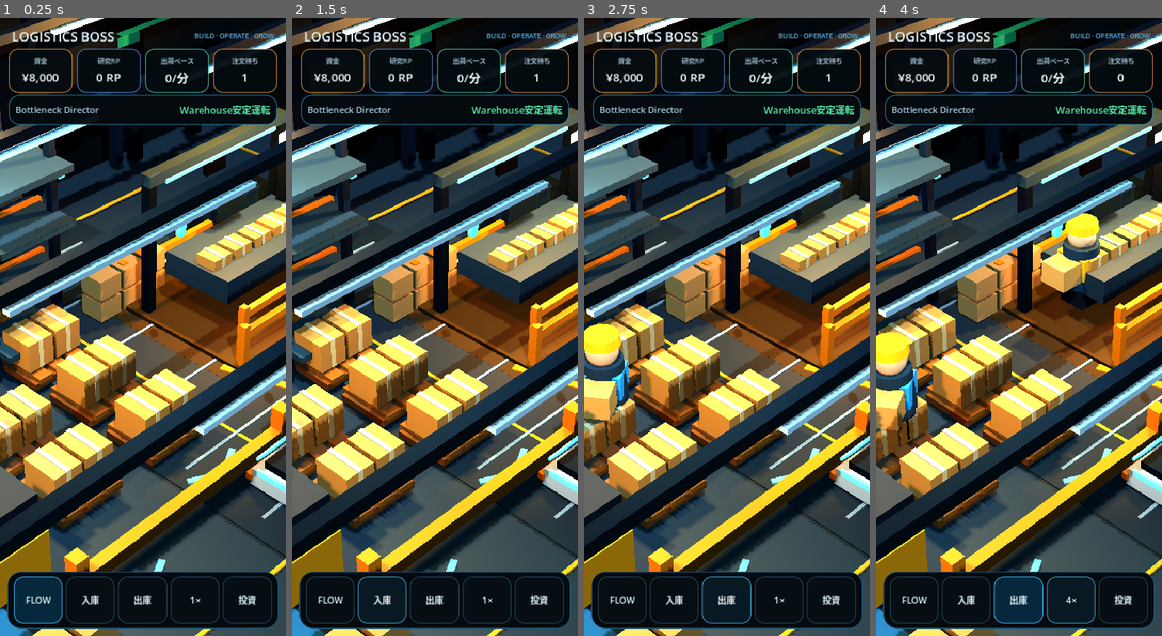
Above: before the commit, frames 1-4 (left to right).
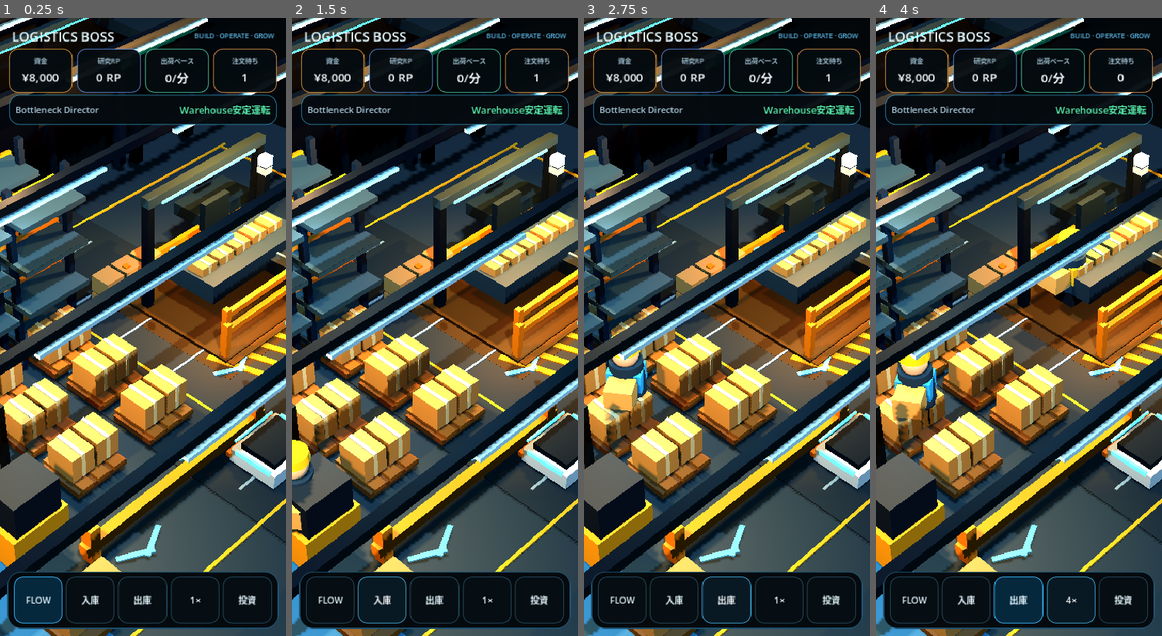
Above: after the commit, the same moments.

Repository: 48wr9f4wgp-lab/Logistics-Boss
Game: Godot game, scene res://scenes/main.tscn
Same seed, same stepped clock (60 frames per second), same inputs: the game is played once before the commit and once after it.
Inputs:
- Up to frame 1 (0.25 s): no input
- Up to frame 2 (1.5 s): click "FLOW" at 0.5 s; click "入庫" at 1.25 s
- Up to frame 3 (2.75 s): click "出庫" at 2 s
- Up to frame 4 (4 s): click "1×" at 2.75 s; click "2×" at 3.5 s

The runs differ from the first frame. In frame 1, 56% of the frame differs, in the area x 0-100%, y 0-100%; in frame 2, 56%; in frame 3, 56%; in frame 4, 56%.

Commit message:
Apply device composition fix

Diff:
--- a/godot/main.gd
+++ b/godot/main.gd
@@ -4,6 +4,7 @@
 const WarehouseViewScript = preload("res://view/warehouse_view.gd")
 const WarehouseVisualPass2Script = preload("res://view/visual_pass_2.gd")
 const WarehouseVisualPass3Script = preload("res://view/visual_pass_3.gd")
+const WarehouseVisualCompositionFixScript = preload("res://view/visual_composition_fix.gd")
 const GameHudScript = preload("res://ui/game_hud.gd")
 const SaveStoreScript = preload("res://persistence/save_store.gd")
 
@@ -33,6 +34,10 @@
     view.add_child(visual_pass_3)
     visual_pass_3.bind(view, hud)
 
+    var composition_fix: WarehouseVisualCompositionFix = WarehouseVisualCompositionFixScript.new()
+    view.add_child(composition_fix)
+    composition_fix.bind(view)
+
 
 func _process(delta: float) -> void:
     sim.step(delta)
